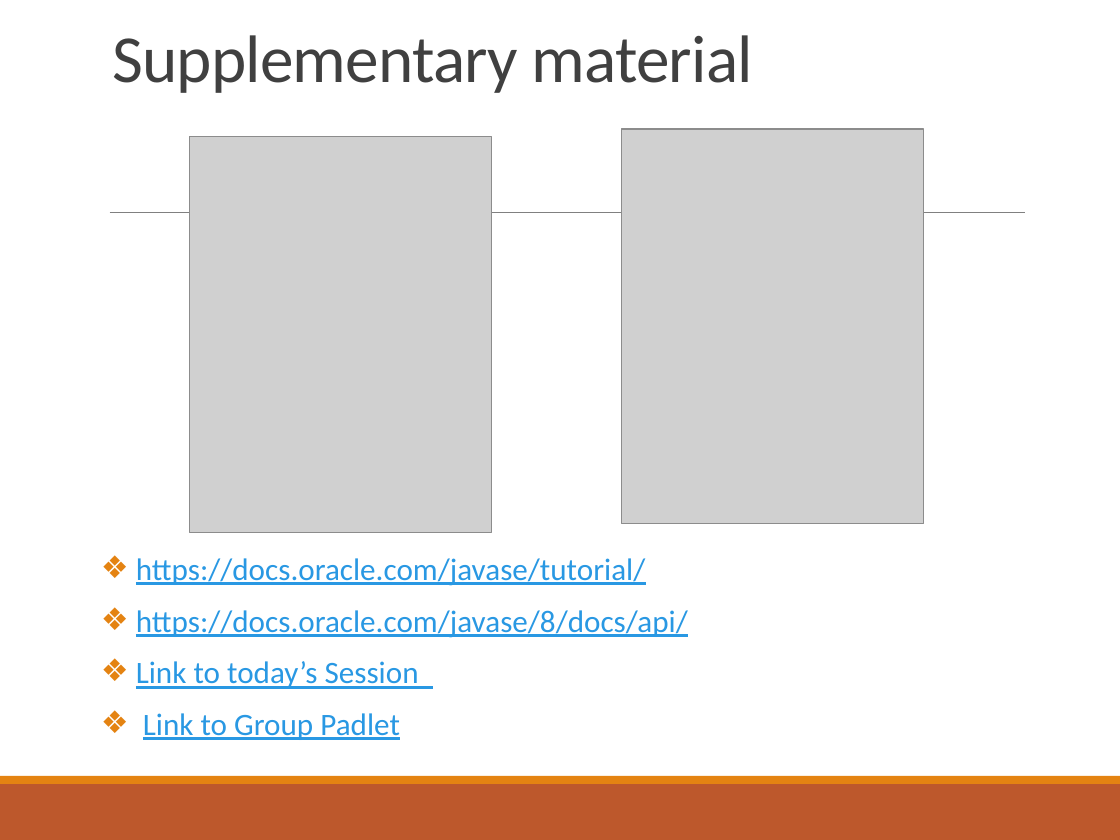
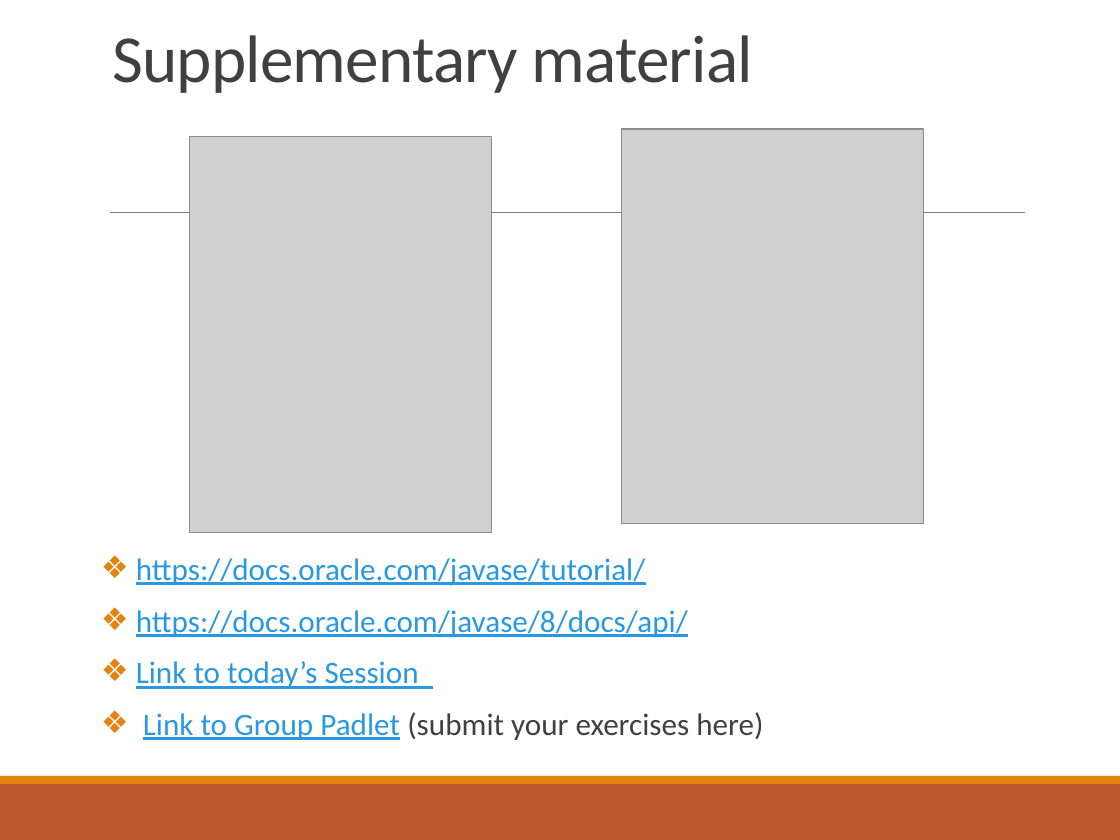
Before and after one commit to deeperj/dillinger, a slide deck: slide 29 of thesis/ukapp2/wqu_isc/sofware_design/Javabc02.pptx. Drawn at 1120x840 pixels with LibreOffice and Linux fonts; fonts in the diff are those of the drawing; grey boxes stand for pictures. Boxes give left, top, right and bottom in pixels: in the first picture for what was removed or moved away, otherwise in the second. Text is boxed around its words. In the diff, an @@ line names an element or a change of style, - is before the commit and + after.

```diff
--- a/thesis/ukapp2/wqu_isc/sofware_design/Javabc02.pptx
+++ b/thesis/ukapp2/wqu_isc/sofware_design/Javabc02.pptx
@@ text at (143, 712, 763, 740): text changed; text colour #2998E3 to #404040 @@
-❖ Link to Group Padlet
+❖ Link to Group Padlet (submit your exercises here)
```
Also in this commit, not shown: 5 other files.
